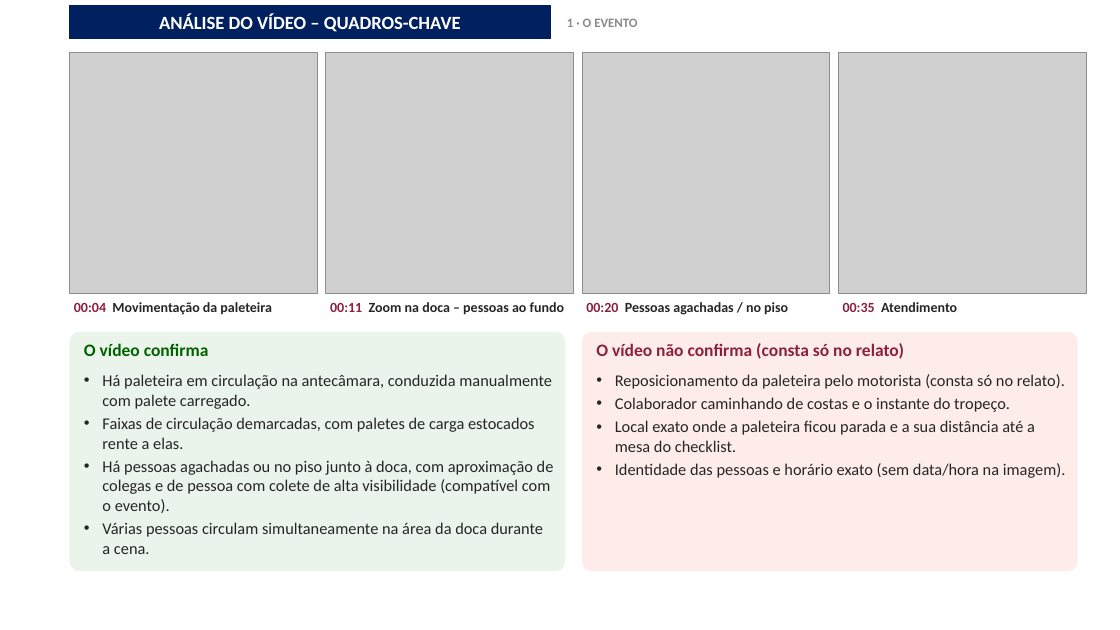
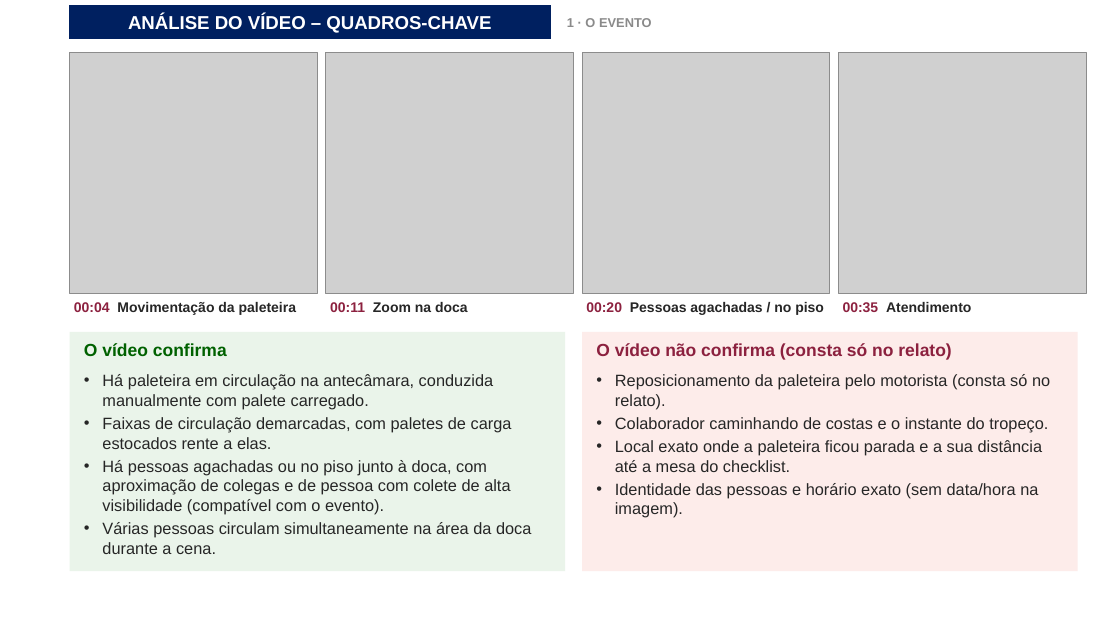
Before and after one commit to luantavarez9/hospital-seguro, a slide deck: slide 6 of entrega_acidente_GRU1/Apresentacao_Ocorrencia_Acidente_GRU_I.pptx. Drawn at 1120x630 pixels with LibreOffice and Linux fonts; fonts in the diff are those of the drawing; grey boxes stand for pictures; background and template pictures are left out. Boxes give left, top, right and bottom in pixels: in the first picture for what was removed or moved away, otherwise in the second. Text is boxed around its words. In the diff, an @@ line names an element or a change of style, - is before the commit and + after.

```diff
--- a/entrega_acidente_GRU1/Apresentacao_Ocorrencia_Acidente_GRU_I.pptx
+++ b/entrega_acidente_GRU1/Apresentacao_Ocorrencia_Acidente_GRU_I.pptx
@@ text at [330,302,468,312]: text changed; font Calibri to Arial @@
-00:11 Zoom na doca – pessoas ao fundo
+00:11 Zoom na doca
@@ rectangle at [70,332,565,571]: rounded rectangle to rectangle @@
@@ rectangle at [582,332,1078,571]: rounded rectangle to rectangle @@
@@ font Calibri to Arial in 9 elements at [70,6,550,39], [567,18,652,27], [74,302,296,315], [586,302,824,315], [843,302,971,312], [84,343,227,356], [102,374,531,554], [596,343,951,360], [615,374,1050,518] @@
```
Also in this commit, not shown: 23 other slides changed, 31 other files.
